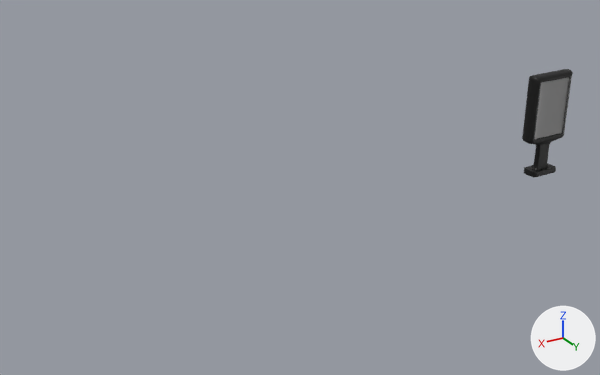
The FBX model Assets/Resources/Digital Cenario/Outdoor.fbx as it was, and as the next commit left it.
Camera for both pictures: a 50 mm camera at (18.7, 75.9, 44.6) aimed at (-28.6, -2.9, 5.2). Every picture has the same lights, and +X, +Y and +Z are marked at lower right. The picture after the commit comes second. Where no turn or scale is listed for an object, it has been applied to the vertices.
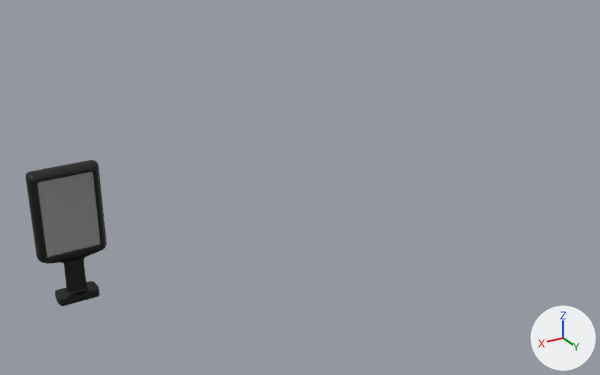
Changed parts and their boxes [x1, y1, x2, y2] in the pictures (600 x 375 px; the box of a moved part takes in the faces that stretch with it):
'Cube.089', reshaped, moved (58% wider, 35% taller)
    before: [522, 69, 573, 177]
    after: [26, 160, 107, 306]
'Cube.145', added
    after: [38, 172, 100, 257]
part 1 of me_cube_109, moved or reshaped
    before: [522, 69, 573, 177]
    after: [28, 160, 107, 305]

The change, as a list of edits to the scene's bpy script:
```text
Change me_cube_109:
    used by ob_cube_089; location = (-67.07, -0.85, 0.23)
    remove me_cube_109.from_pydata(...)  # 2850 vertices, 2848 faces; spans x -3.54..3.53, y -1.15..1.15, z -0.41..14.21
    add me_cube_109.from_pydata(...)  # 3429 vertices, 3392 faces; spans x -3.53..3.53, y -1.15..1.15, z -0.41..14.21
    me_cube_109 part 1: 1218 vertices moved within x -3.53..3.53, y -1.15..1.15, z -0.41..14.21; 881 vertices removed from x -3.54..3.5, y -1.13..1.13, z -0.41..14.19; 1460 vertices added at x -3.53..3.53, y -1.15..1.15, z -0.41..14.21
Add me_cube_147:
    me_cube_147.from_pydata([(2.73, 0.82, 13.45), (2.73, 0.82, 13.43), (2.73, 0.82, 5.37), (2.14, 0.82, 13.45), (2.14, 0.69, 13.08), (2.14, 0.69, 5.37), (0.0, 0.82, 13.45), (0.0, 0.69, 13.08), (0.0, 0.69, 5.37), (-2.73, 0.82, 13.45), (-2.73, 0.82, 13.43), (-2.73, 0.82, 5.37), (-2.14, 0.82, 13.45), (-2.14, 0.69, 13.08), (-2.14, 0.69, 5.37)], [], [(2, 5, 4, 1), (1, 4, 3, 0), (4, 7, 6, 3), (5, 8, 7, 4), (11, 10, 13, 14), (10, 9, 12, 13), (13, 12, 6, 7), (14, 13, 7, 8)])
    me_cube_147.materials.append(mat_material_014)  # grey #959595
Change ob_cube_089:
    ob_cube_089.location: (-67.07, -0.85, 0.23) -> (-0.28, -0.85, 0.23)
Add ob_cube_145:
    ob_cube_145 = bpy.data.objects.new('Cube.145', me_cube_147)
    ob_cube_145.location = (-0.28, -0.85, 0.23)
```
